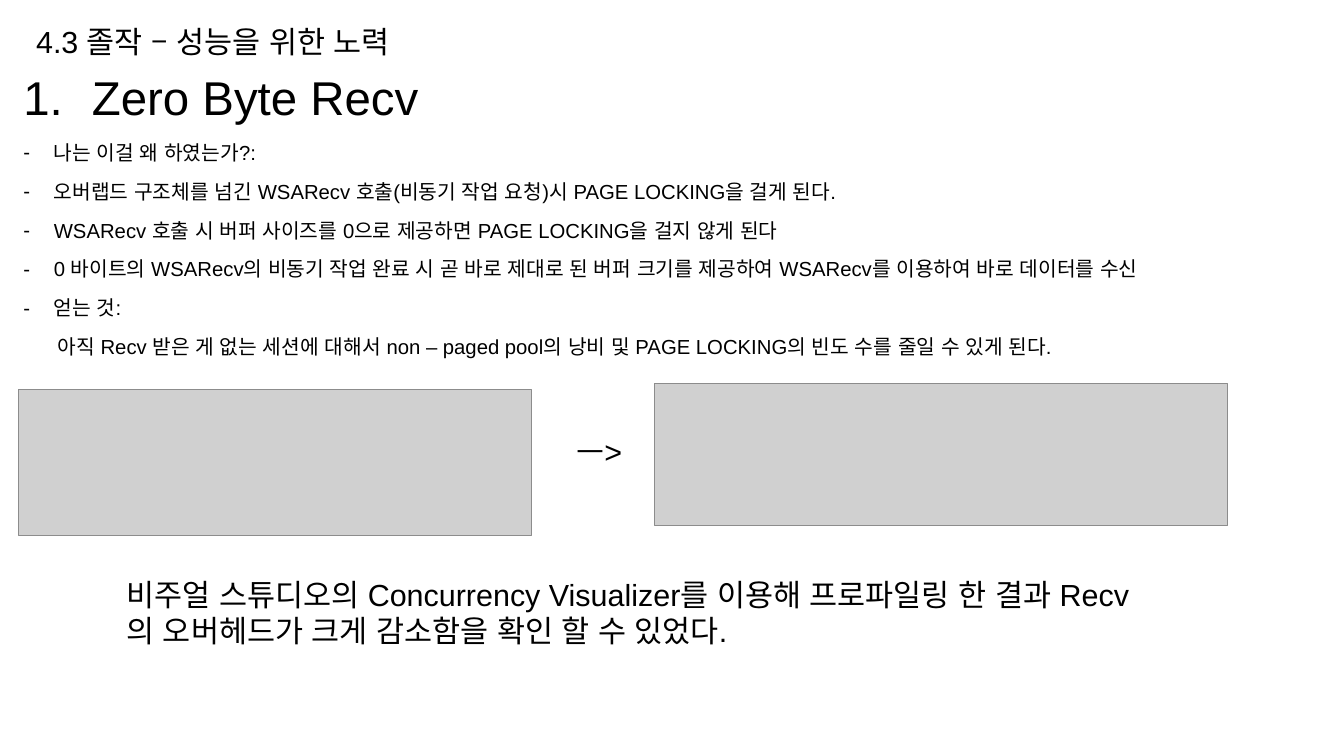
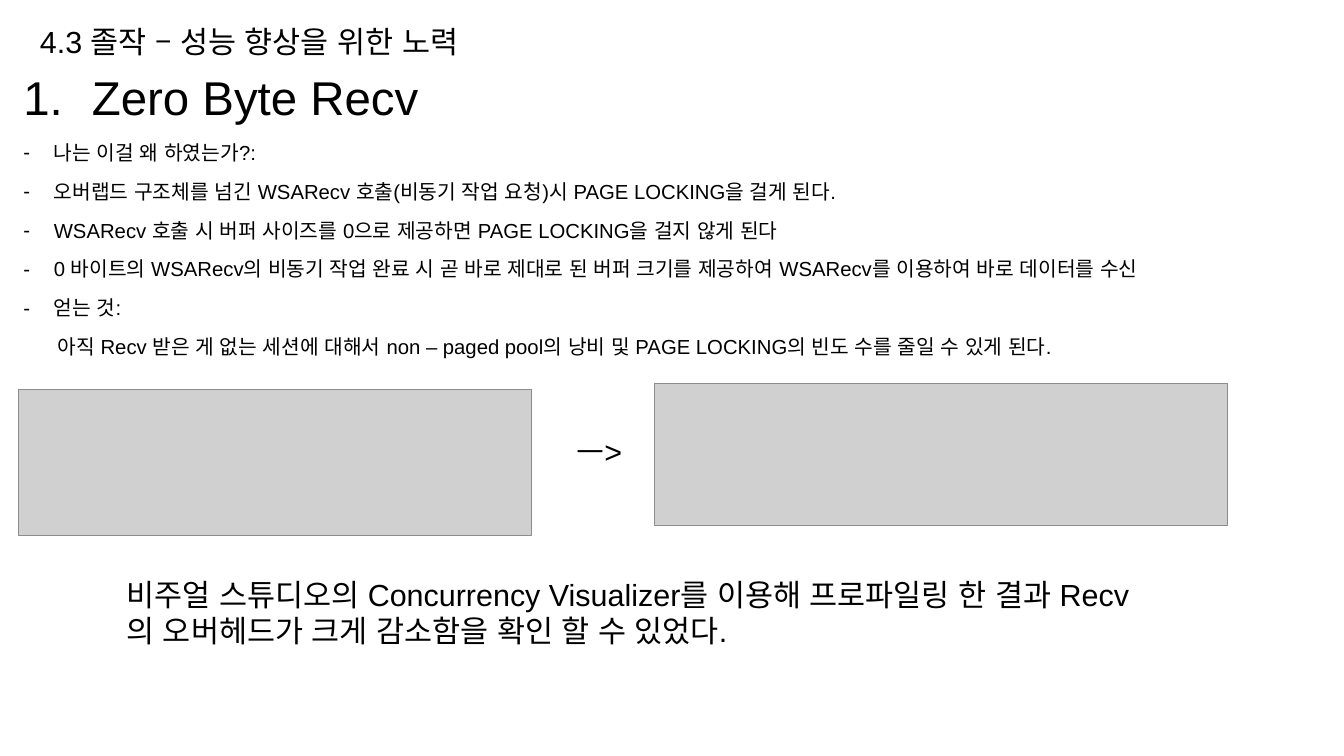
Before and after one commit to hypernagox/FYP_Evergreen, a slide deck: slide 33 of 포트폴리오/서버_최재혁/포트폴리오.pptx. Drawn at 1344x756 pixels with LibreOffice and Linux fonts; fonts in the diff are those of the drawing; grey boxes stand for pictures. Boxes give left, top, right and bottom in pixels: in the first picture for what was removed or moved away, otherwise in the second. Text is boxed around its words. In the diff, an @@ line names an element or a change of style, - is before the commit and + after.

```diff
--- a/포트폴리오/서버_최재혁/포트폴리오.pptx
+++ b/포트폴리오/서버_최재혁/포트폴리오.pptx
@@ title at [40, 27, 458, 56]: text changed @@
-4.3 졸작 – 성능을 위한 노력
+4.3 졸작 – 성능 향상을 위한 노력
```
Also in this commit, not shown: 2 other slides changed, 13 slides added, 8 other files.
